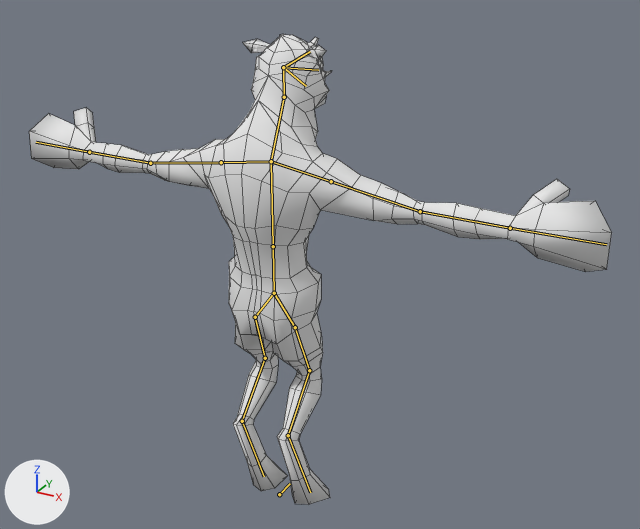
Two versions of the Blender file LD34/Assets/Meshes/monster_anim.blend, one commit apart.
Both versions are drawn from a camera (50 mm lens) standing at (18.8, -30.1, 27.9) and looking at (1.4, 1.6, 12.0). The lights are fixed; the arrows at lower left show +X, +Y and +Z. The bones that bend it are drawn over the model as lines. Mesh edges are drawn as thin lines.
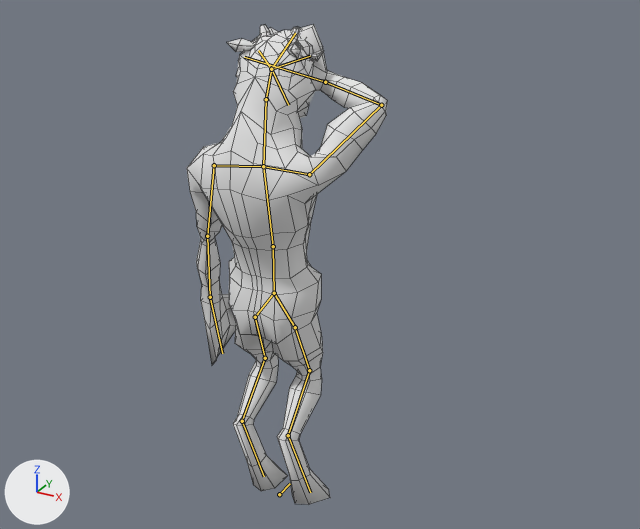
The newer file adds an action. The first version stands in its rest pose; the second is drawn at frame 20 of the action 'Eat'.

Where the change shows, as pixel boxes [x1, y1, x2, y2] in the pictures (640 x 529 px):
'Cube', posed (66% narrower)
    before: [29, 34, 612, 504]
    after: [187, 24, 387, 504]
bone 'chest', root to tip
    before: (273, 246) to (271, 161)
    after: (273, 246) to (263, 166)
bone 'shoulder.r', root to tip
    before: (271, 161) to (331, 181)
    after: (263, 166) to (309, 174)
bone 'uarm.r', root to tip
    before: (331, 181) to (420, 211)
    after: (309, 174) to (381, 105)
bone 'larm.r', root to tip
    before: (420, 211) to (510, 228)
    after: (381, 105) to (325, 82)
bone 'hand.r', root to tip
    before: (510, 228) to (606, 244)
    after: (325, 82) to (244, 57)
bone 'neck', root to tip
    before: (271, 161) to (284, 97)
    after: (263, 166) to (266, 99)
bone 'head', root to tip
    before: (284, 97) to (283, 67)
    after: (266, 99) to (271, 69)
bone 'upperjaw', root to tip
    before: (283, 67) to (310, 51)
    after: (271, 69) to (295, 33)
bone 'mouth.r', root to tip
    before: (283, 67) to (318, 70)
    after: (271, 69) to (310, 56)
bone 'mouth.l', root to tip
    before: (283, 67) to (282, 66)
    after: (271, 69) to (258, 50)
bone 'uarm.l', root to tip
    before: (221, 162) to (150, 163)
    after: (214, 165) to (207, 236)
bone 'larm.l', root to tip
    before: (150, 163) to (89, 152)
    after: (207, 236) to (210, 297)
bone 'hand.l', root to tip
    before: (89, 152) to (36, 142)
    after: (210, 297) to (222, 353)

The change in detail:
Bone 'chest' (bone_chest) turns from (0, 0, 0) to (9, 0, 0) degrees about its own x, y and z.
Bone 'shoulder.r' (bone_shoulder_r) turns from (0, 0, 0) to (19, 9, -19) degrees about its own x, y and z.
Bone 'uarm.r' (bone_uarm_r) turns from (0, 0, 0) to (-72, 111, 5) degrees about its own x, y and z.
Bone 'larm.r' (bone_larm_r) turns from (0, 0, 0) to (-105, 3, -12) degrees about its own x, y and z.
Bone 'hand.r' (bone_hand_r) turns from (0, 0, 0) to (-35, -7, 44) degrees about its own x, y and z.
Bone 'neck' (bone_neck) turns from (0, 0, 0) to (8, 0, 0) degrees about its own x, y and z.
Bone 'head' (bone_head) turns from (0, 0, 0) to (-39, 0, 0) degrees about its own x, y and z.
Bone 'upperjaw' (bone_upperjaw) turns from (0, 0, 0) to (45, 0, 0) degrees about its own x, y and z.
Bone 'mouth.r' (bone_mouth_r) turns from (0, 0, 0) to (11, -12, -18) degrees about its own x, y and z.
Bone 'mouth.l' (bone_mouth_l) turns from (0, 0, 0) to (8, 12, 19) degrees about its own x, y and z.
Bone 'uarm.l' (bone_uarm_l) turns from (0, 0, 0) to (-65, 0, 0) degrees about its own x, y and z.
Bone 'larm.l' (bone_larm_l) turns from (0, 0, 0) to (-23, 44, -16) degrees about its own x, y and z.
Bone 'hand.l' (bone_hand_l) turns from (0, 0, 0) to (-7, 30, -9) degrees about its own x, y and z.
